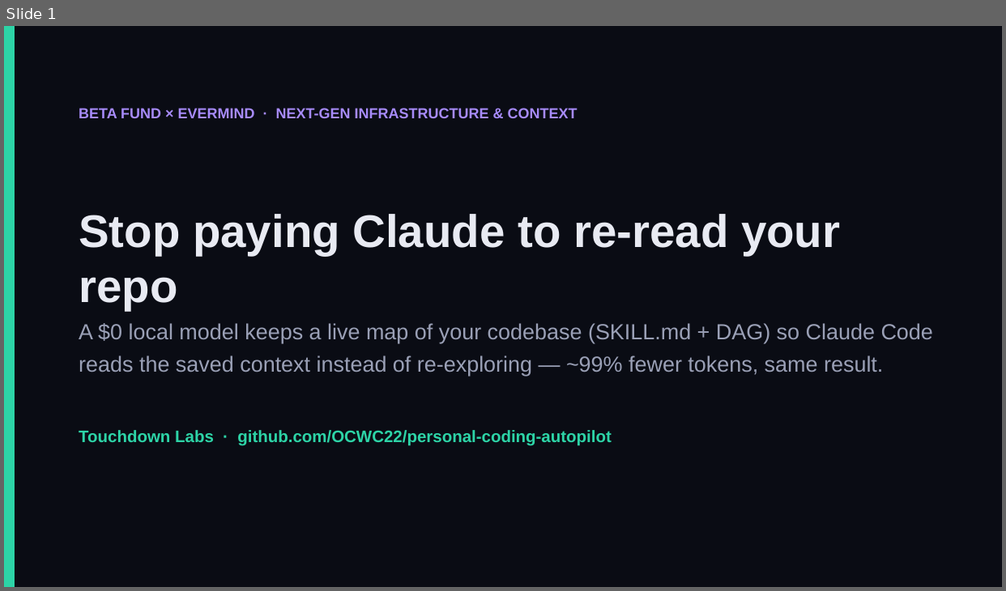
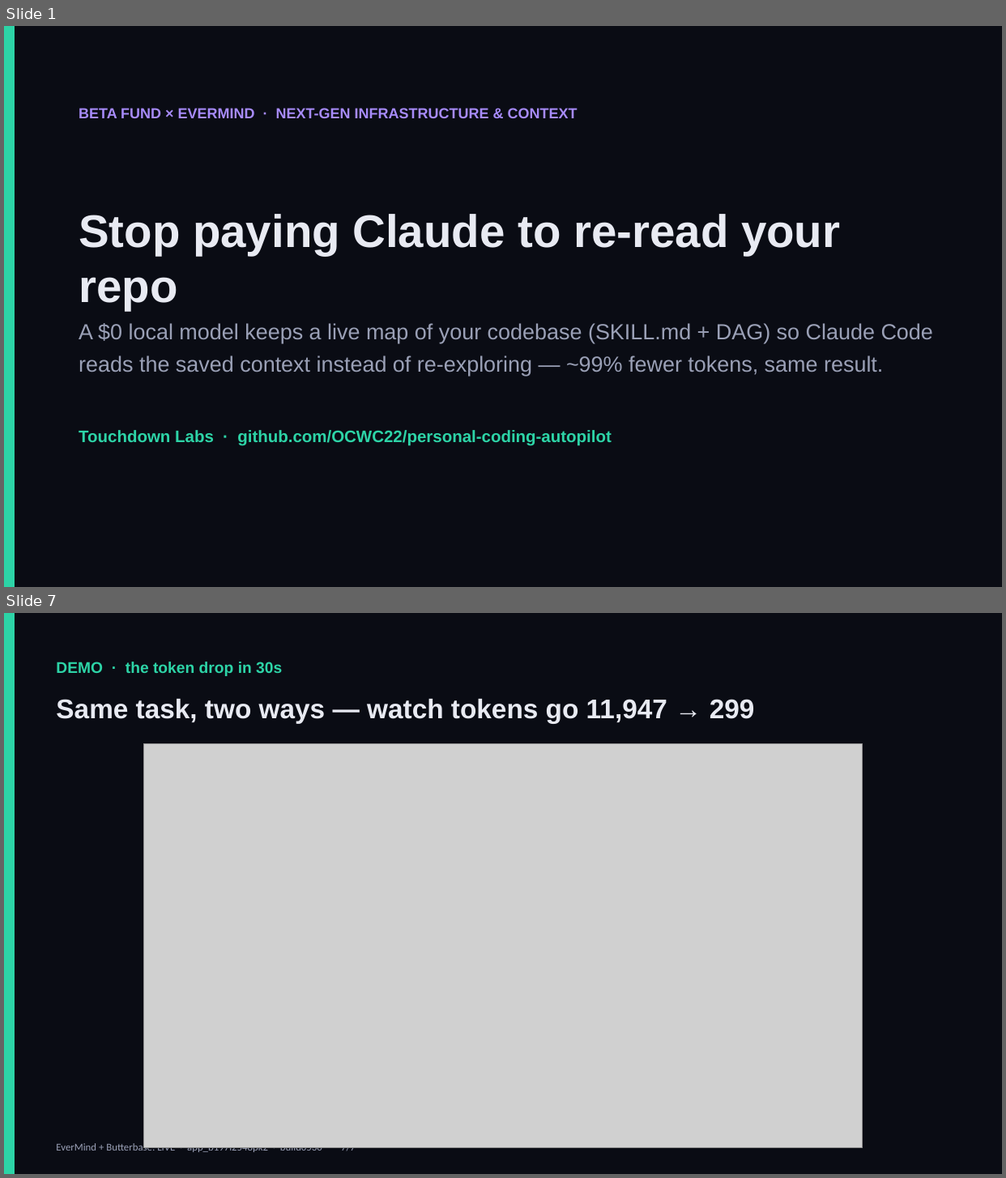
Before and after one commit to OCWC22/context-autopilot, a slide deck: demo/autopilot-slides.pptx. Shown one above the other, each under a label of ours: slide 1 before the commit, slides 1 and 7 after it; the slides between them are not shown. The pictures are 1006x591 and 1006x1178 pixels, drawn with LibreOffice and Linux fonts; fonts in the diff are those of the drawing; grey boxes stand for pictures. Boxes give left, top, right and bottom in pixels: in the first picture for what was removed or moved away, otherwise in the second. Text is boxed around its words. In the diff, an @@ line names an element or a change of style, - is before the commit and + after.

```diff
--- a/demo/autopilot-slides.pptx
+++ b/demo/autopilot-slides.pptx
@@ slide 7 added at <box>4,613,1002,1174</box>, background #FFFFFF @@
@@ rectangle added at <box>4,613,1002,1174</box>, fill #0A0C14 @@
@@ rectangle added at <box>4,613,15,1174</box>, fill #2DD4A7 @@
@@ text added at <box>56,662,282,676</box>, 15 pt, text #2DD4A7, bold @@
+DEMO · the token drop in 30s
@@ text added at <box>56,699,755,723</box>, 26 pt, text #E8EAF2, bold @@
+Same task, two ways — watch tokens go 11,947 → 299
@@ picture added at <box>144,744,863,1148</box> @@
@@ text added at <box>56,1142,356,1154</box>, 10 pt, text #9AA0B6 @@
+EverMind + Butterbase: LIVE · app_b197i2548pk2 · build0530 7/7
```
Also in this commit, not shown: 5 slides changed, 2 other files.
